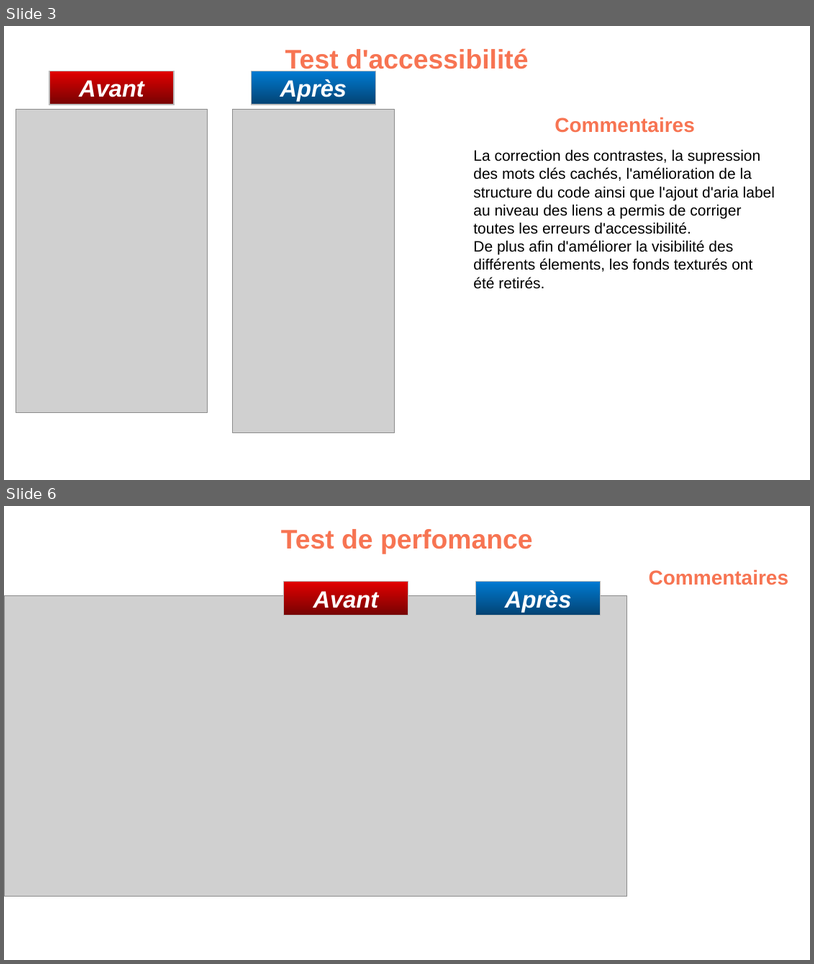
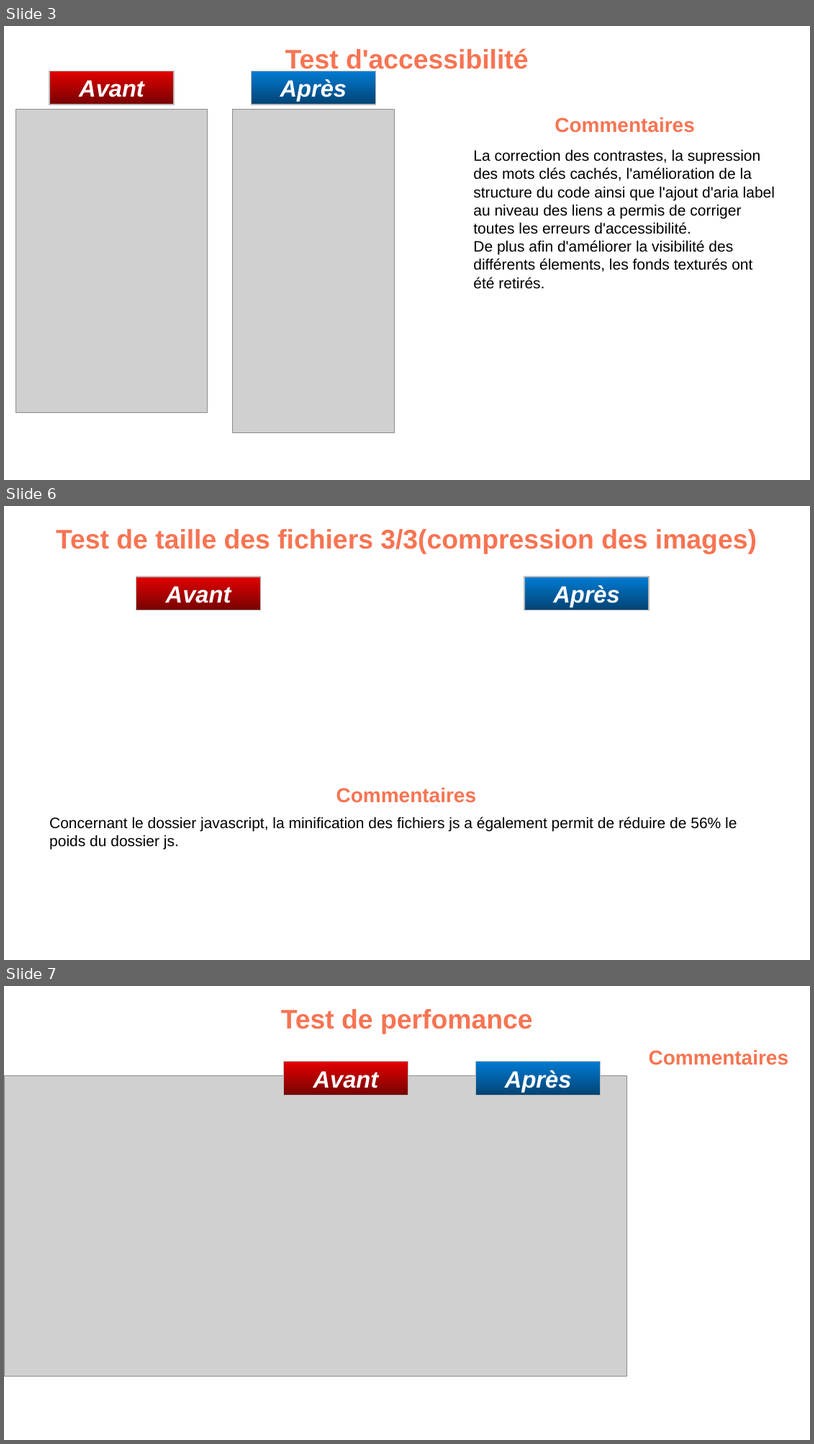
Before and after one commit to devi-dev/IsmahaneHAMOU_4_03062021-La-chouette-agence-, a slide deck: Analyse/P4_02_optimisation.pptx. Shown one above the other, each under a label of ours: slides 3 and 6 before the commit, slides 3, 6 and 7 after it; the slides between them are not shown. The pictures are 814x964 and 814x1444 pixels, drawn with LibreOffice and Linux fonts; fonts in the diff are those of the drawing; grey boxes stand for pictures; background and template pictures are left out. Boxes give left, top, right and bottom in pixels: in the first picture for what was removed or moved away, otherwise in the second. Text is boxed around its words. In the diff, an @@ line names an element or a change of style, - is before the commit and + after.

```diff
--- a/Analyse/P4_02_optimisation.pptx
+++ b/Analyse/P4_02_optimisation.pptx
@@ slide 6 added at box(4, 506, 810, 960), background picture (left out) @@
@@ title added at box(56, 529, 757, 554), 32 pt, text #F77452, bold @@
+Test de taille des fichiers 3/3(compression des images)
@@ rectangle added at box(136, 577, 260, 610), fill gradient #E30000 to #760303, outline #BDBDBD 1 pt, 28 pt, text #FFFFFF, bold, italic @@
+Avant
@@ rectangle added at box(525, 577, 650, 610), fill gradient #007BD3 to #034373, outline #BDBDBD 1 pt, 28 pt, text #FFFFFF, bold, italic @@
+Après
@@ text added at box(337, 787, 476, 803), 24 pt, text #F77452, bold @@
+Commentaires
@@ text added at box(49, 816, 737, 849), 18 pt, text #000000 @@
+Concernant le dossier javascript, la minification des fichiers js a également permit de réduire de 56% le poids du dossier js.
@@ what was slide 6 is now slide 7 @@
```
Also in this commit, not shown: 2 slides changed, 16 other files.
